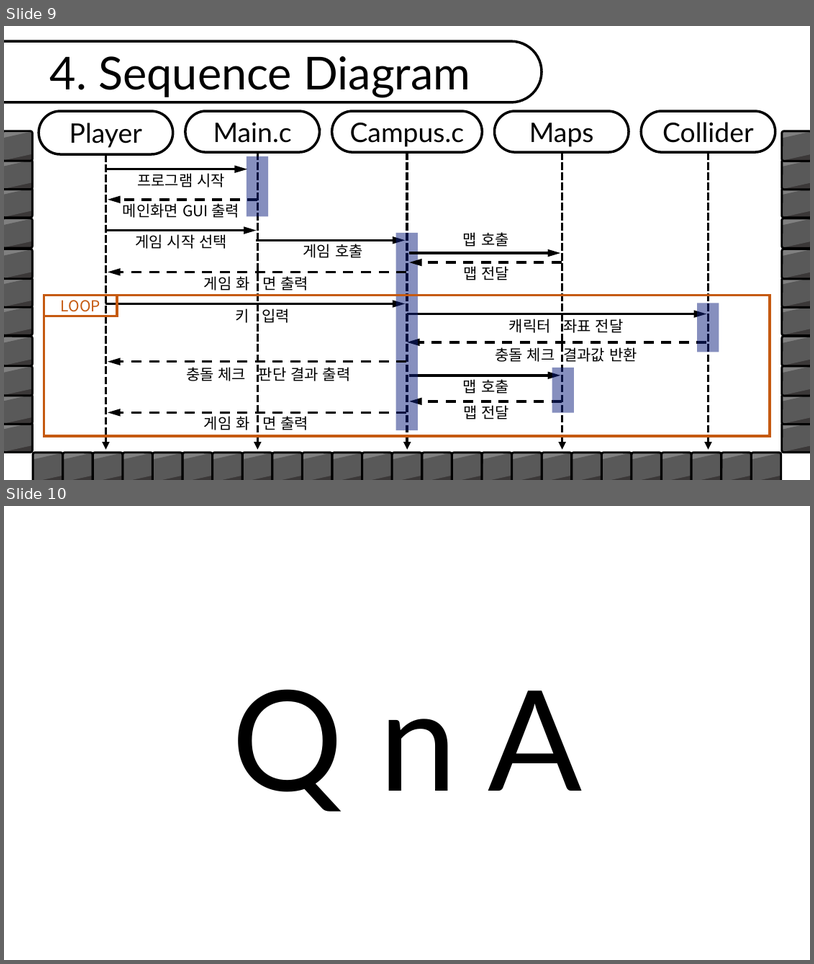
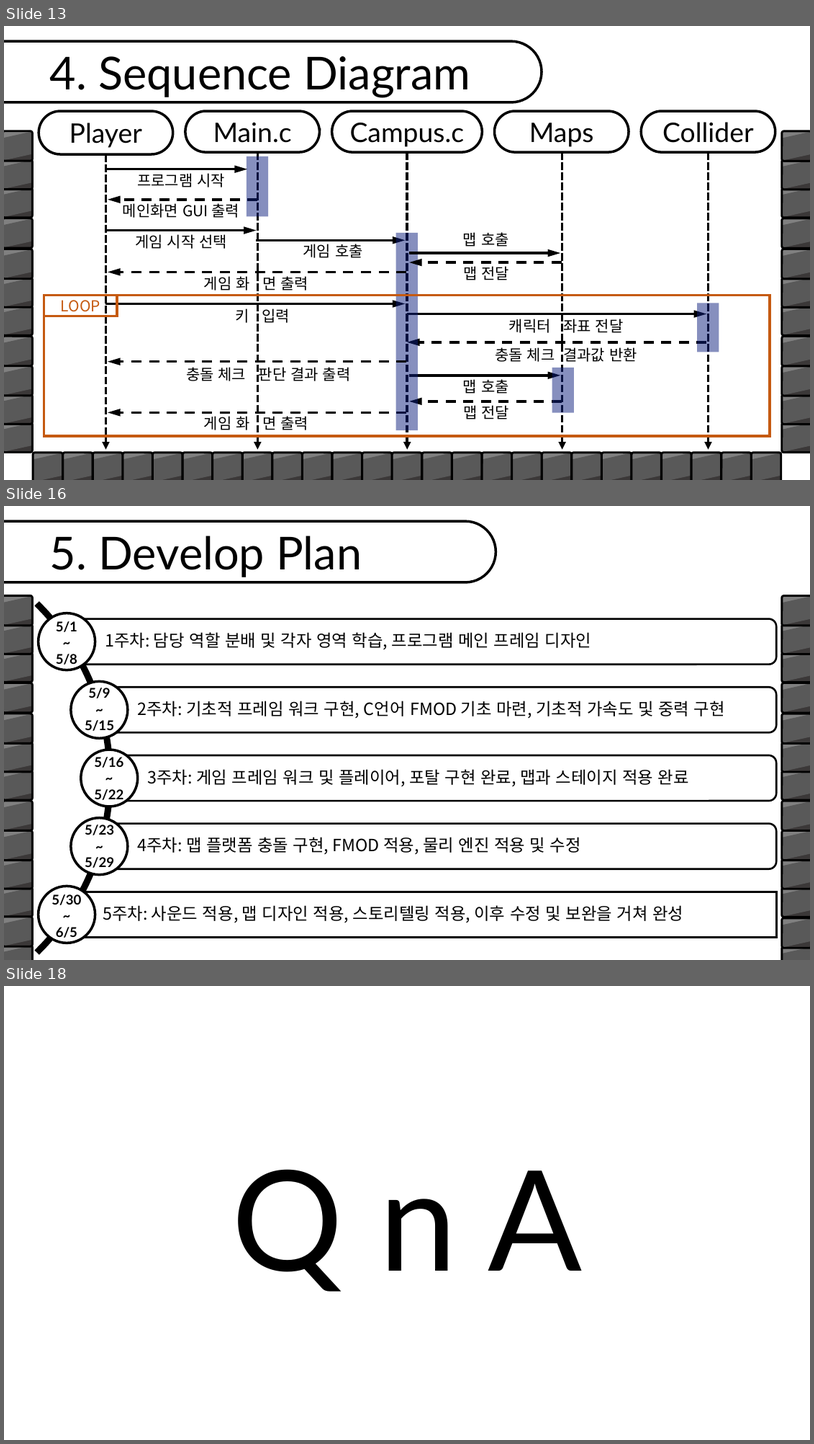
Before and after one commit to simplex3510/Game_Major_1Grade_teamProject, a slide deck: Take Me Campus/Design/팀 프로젝트_202010961_이윤석.pptx. Shown one above the other, each under a label of ours: slides 9 and 10 before the commit, slides 13, 16 and 18 after it; the slides between them are not shown. The pictures are 814x964 and 814x1444 pixels, drawn with LibreOffice and Linux fonts; fonts in the diff are those of the drawing; background and template pictures are left out. Boxes give left, top, right and bottom in pixels: in the first picture for what was removed or moved away, otherwise in the second. Text is boxed around its words. In the diff, an @@ line names an element or a change of style, - is before the commit and + after.

Commit message:
약간의 오류 수정

```diff
--- a/Take Me Campus/Design/팀 프로젝트_202010961_이윤석.pptx
+++ b/Take Me Campus/Design/팀 프로젝트_202010961_이윤석.pptx
@@ slide 16 added at [4, 506, 810, 960], background picture (left out) @@
@@ rounded rectangle added at [4, 521, 496, 582], fill #FFFFFF, outline #000000 3 pt @@
@@ text added at [50, 536, 362, 577], 54 pt, text #000000 @@
+5. Develop Plan
@@ text added at [56, 621, 77, 664], 16 pt, text #000000, bold @@
+5/1
+~
+5/8
@@ text added at [85, 687, 114, 733], 16 pt, text #000000, bold @@
+5/9
+~
+5/15
@@ text added at [94, 755, 124, 802], 16 pt, text #000000, bold @@
+5/16
+~
+5/22
@@ text added at [85, 823, 114, 870], 16 pt, text #000000, bold @@
+5/23
+~
+5/29
@@ group added at [4, 533, 777, 960]: 5 texts, 5 ellipses, 4 rounded rectangles, 1 arch (boxed as its full ring), 1 rectangle @@
+1주차: 담당 역할 분배 및 각자 영역 학습, 프로그램 메인 프레임 디자인
+2주차: 기초적 프레임 워크 구현, C언어 FMOD 기초 마련, 기초적 가속도 및 중력 구현
+3주차: 게임 프레임 워크 및 플레이어, 포탈 구현 완료, 맵과 스테이지 적용 완료
+4주차: 맵 플랫폼 충돌 구현, FMOD 적용, 물리 엔진 적용 및 수정
+5주차: 사운드 적용, 맵 디자인 적용, 스토리텔링 적용, 이후 수정 및 보완을 거쳐 완성
@@ text added at [52, 894, 81, 939], 16 pt, text #000000, bold @@
+5/30
+~
+6/5
@@ group added at [4, 595, 810, 960]: 76 freeform shapes, 26 rounded rectangles @@
@@ what was slide 9 is now slide 13 @@
@@ what was slide 10 is now slide 18 @@
```
Also in this commit, not shown: 3 slides changed, 7 other slides added, 6 other files.
